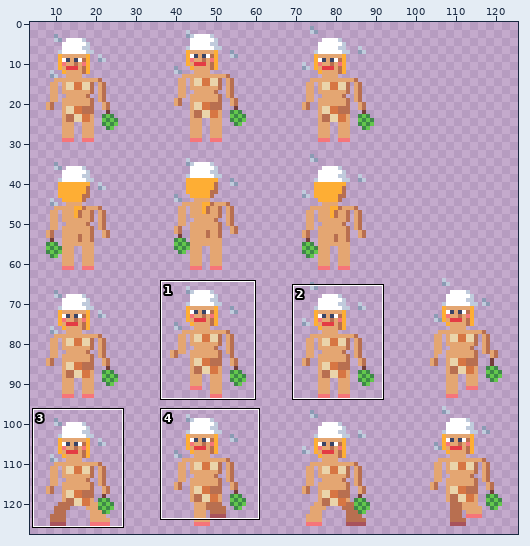
Two states of a pixel-art file, assets/textures/characters/saunanainen_32.aseprite. The first picture is a wide view before the edit; the outline marks the close-up.
Close-up. Before the commit:
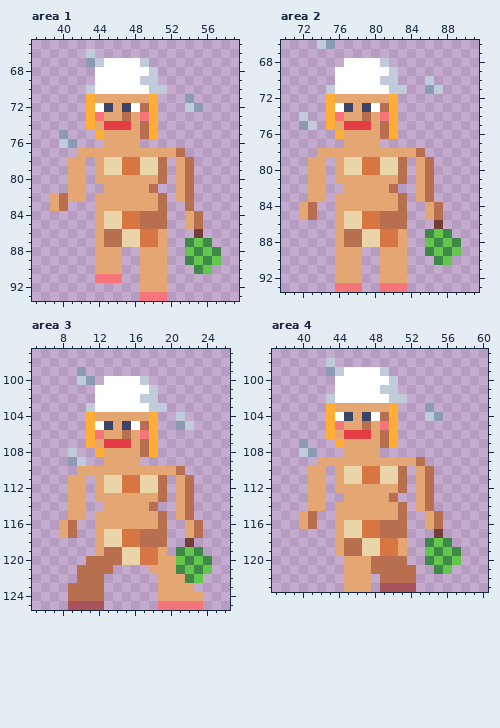
128x128 pixels, 1 frame. Shown: area 1: x 37..59, y 65..93; area 2: x 70..91, y 66..93; area 3: x 5..26, y 97..125; area 4: x 37..60, y 97..123. The wide view leaves out empty margins. The commit also changed other parts of the picture, which this record leaves out.
After:
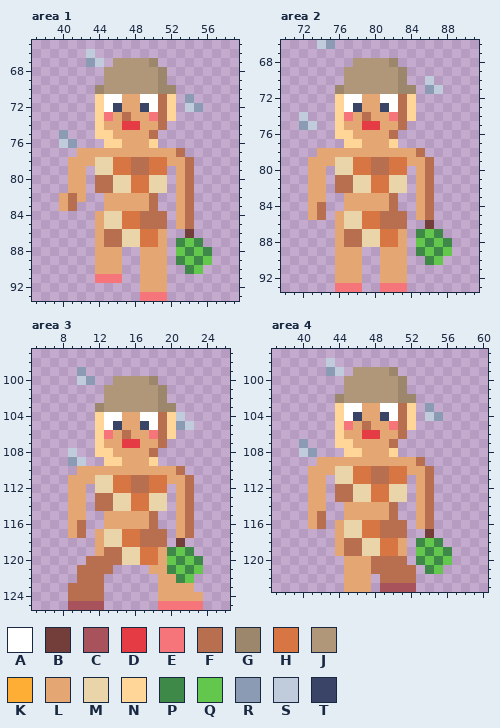
Palette (. is transparent): A #ffffff  B #733e39  C #a8535c  D #e43b44  E #f6757a  F #b86f50  G #9c876d  H #d77643  J #b19779  K #feae34  L #e4a672  M #ead4aa  N #ffd697  P #3e8948  Q #63c74d  R #8b9bb4  S #c0cbdc  T #3a4466
Difference:
Changed rows in their new state; - is an unchanged pixel.
Area 1:
first column x 39:
67 ------.JJJJG-------
68 -----.JJJJJJG------
69 -----.JJJJJJG------
70 ----.GJJJJJJGG-----
71 ----.NAA--AAFN-----
72 ----.NATLLTAFN-----
73 ----.NE---LEFN-----
74 ----.NLL-DLLF------
75 -----NN---LF-------
76 ------NN--LN-------
78 ----LM-H-FFHHL-----
79 -----M-H-FFHH------
80 -----FFMMHHMM------
81 -----FFMMHHMM------
82 .LF--.-----F.------
83 .LF--.-----F.-L----
84 --------------LF.--
85 --------------LF.--
86 ---------------B.--
87 --------------PQP.-
88 --------------QPQP.
89 --------------PQPQ.
90 ---------------PQ.-
Area 2:
first column x 72:
68 -----.JJJJG-------
69 ----.JJJJJJG------
70 ----.JJJJJJG------
71 ---.GJJJJJJGG-----
72 ---.NAA--AAFN-----
73 ---.NATLLTAFN-----
74 ---.NE---LEFN-----
75 ---.NLL-DLLF------
76 ----NN---LF-------
77 -----NN--LN-------
79 ---LM-H-FFHHL-----
80 ----M-H-FFHH------
81 ----FFMMHHMM------
82 ----FFMMHHMM------
83 ----.-----F.------
84 .LF-.-----F.-LF.--
85 .LF----------LF.--
86 --------------B.--
87 -------------PQP.-
88 -------------QPQP.
89 -------------PQPQ.
90 --------------PQ.-
Area 3:
first column x 8:
100 -----.JJJJG------
101 ----.JJJJJJG-----
102 ----.JJJJJJG-----
103 ---.GJJJJJJGG----
104 ---.NAA--AAFN----
105 ---.NATLLTAFN----
106 ---.NE---LEFN----
107 ---.NLL-DLLF-----
108 ----NN---LF------
109 -----NN--LN------
111 ---LM-H-FFHHL----
112 ----M-H-FFHH-----
113 ----FFMMHHMM-----
114 ----FFMMHHMM-----
115 ----.-----F.-----
116 .LF-.-----F.-LF.-
117 .LF----------LF.-
118 -------------B.--
119 ------------PQP.-
120 ------------QPQP.
121 ------------PQPQ.
122 -------------PQ.-
Area 4:
first column x 40:
 99 -----.JJJJG-------
100 ----.JJJJJJG------
101 ----.JJJJJJG------
102 ---.GJJJJJJGG-----
103 ---.NAA--AAFN-----
104 ---.NATLLTAFN-----
105 ---.NE---LEFN-----
106 ---.NLL-DLLF------
107 ----NN---LF-------
108 -----NN--LN-------
110 ---LM-H-FFHHL-----
111 ----M-H-FFHH------
112 ----FFMMHHMM------
113 ----FFMMHHMM------
114 ----.-----F.------
115 .LF-.-----F.-LF.--
116 .LF----------LF.--
117 --------------B.--
118 -------------PQP.-
119 -------------QPQP.
120 -------------PQPQ.
121 --------------PQ.-
Where, in picture pixels (left, top, right, bottom), the same in both close-ups:
changed: (50, 58, 221, 274)
changed: (299, 58, 461, 265)
changed: (59, 376, 212, 583)
changed: (299, 367, 461, 574)
